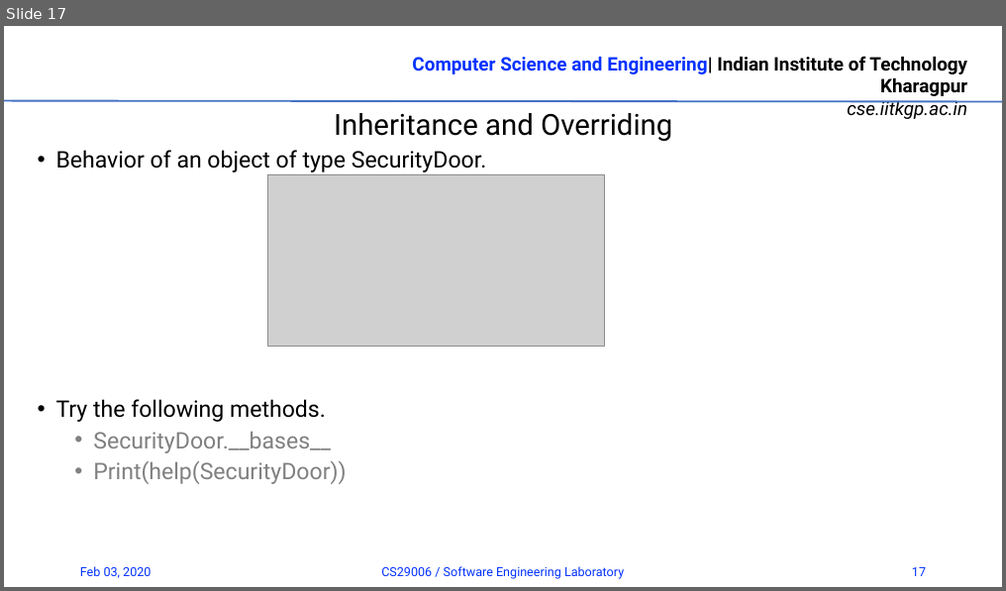
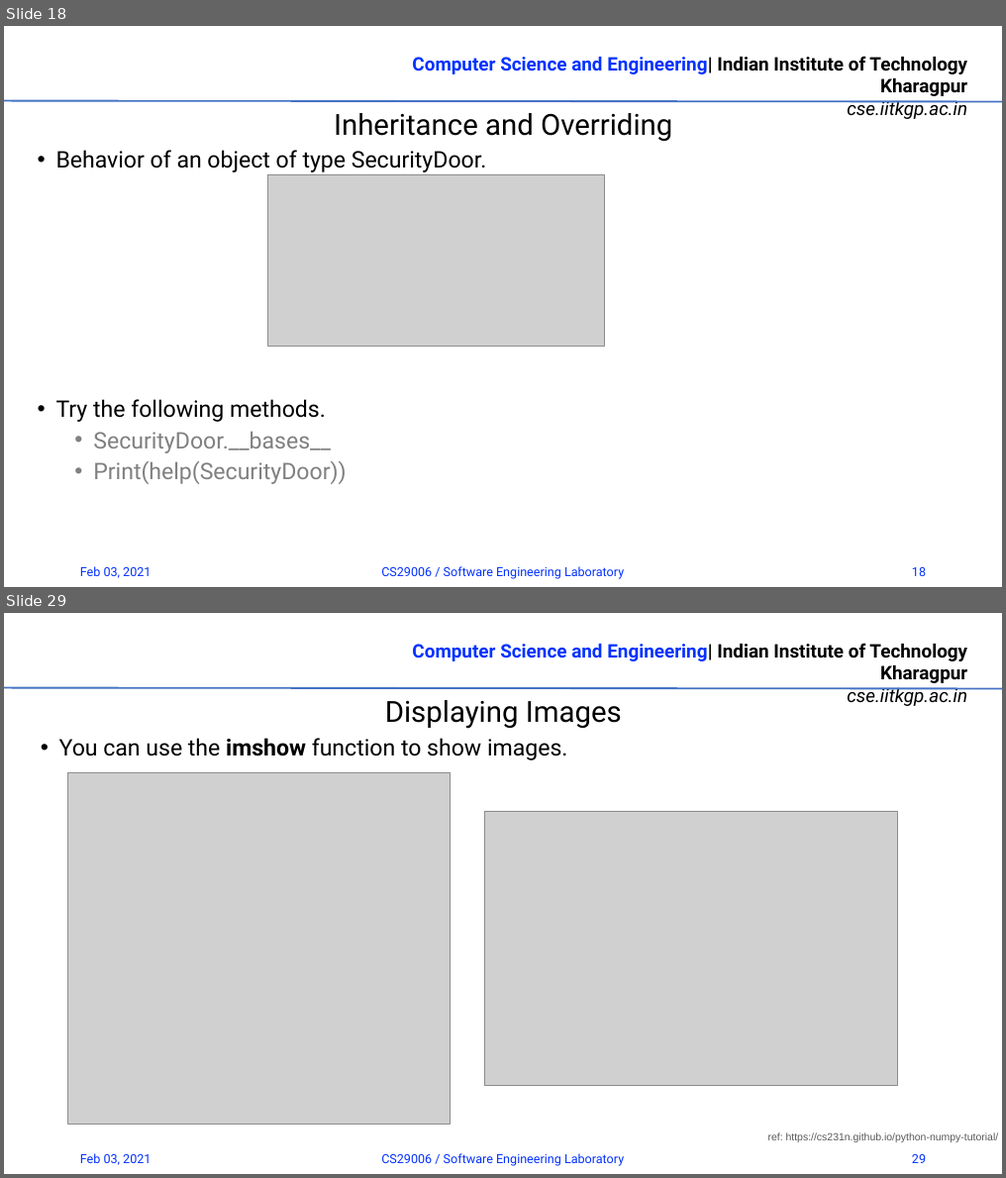
Before and after one commit to rrohit2901/CS29006_SW_Lab_Spr2021, a slide deck: 01_Introduction.pptx. Shown one above the other, each under a label of ours: slide 17 before the commit, slides 18 and 29 after it; the slides between them are not shown. The pictures are 1006x591 and 1006x1178 pixels, drawn with LibreOffice and Linux fonts; fonts in the diff are those of the drawing; grey boxes stand for pictures; background and template pictures are left out. Boxes give left, top, right and bottom in pixels: in the first picture for what was removed or moved away, otherwise in the second. Text is boxed around its words. In the diff, an @@ line names an element or a change of style, - is before the commit and + after.

```diff
--- a/01_Introduction.pptx
+++ b/01_Introduction.pptx
@@ slide 29 added at (x1=4, y1=613, x2=1002, y2=1174), background #FFFFFF; not listed: 2 template elements that a slide beside it also shows @@
@@ text added at (x1=385, y1=700, x2=622, y2=729), 28 pt, text #000000 @@
+Displaying Images
@@ text added at (x1=59, y1=738, x2=567, y2=761), 22 pt, text #000000 @@
+• You can use the imshow function to show images.
@@ picture added at (x1=67, y1=772, x2=450, y2=1124) @@
@@ picture added at (x1=484, y1=811, x2=897, y2=1085) @@
@@ text added at (x1=768, y1=1133, x2=999, y2=1143), 10 pt, text #595959 @@
+ref: https://cs231n.github.io/python-numpy-tutorial/
@@ text added at (x1=80, y1=1154, x2=151, y2=1165), 12 pt, text #0432FF @@
+Feb 03, 2021
@@ text added at (x1=381, y1=1154, x2=624, y2=1166), 12 pt, text #0432FF @@
+CS29006 / Software Engineering Laboratory
@@ page number added at (x1=912, y1=1155, x2=926, y2=1163), 12 pt, text #0432FF @@
+29
@@ what was slide 17 is now slide 18 @@
@@ slide 18 changed as well @@
@@ text at (x1=80, y1=567, x2=151, y2=578): text changed @@
-Feb 03, 2020
+Feb 03, 2021
@@ page number at (x1=912, y1=568, x2=926, y2=576): text changed @@
-17
+18
```
Also in this commit, not shown: 16 other slides changed, 14 other slides added.
